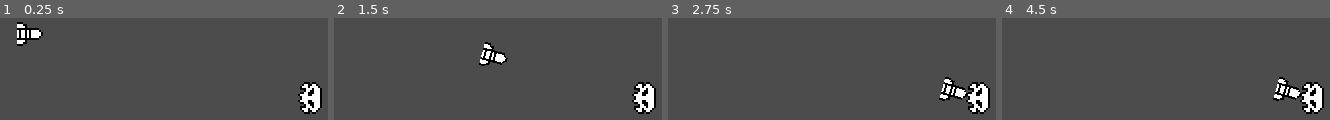
Above: before the commit, frames 1-4 (left to right).
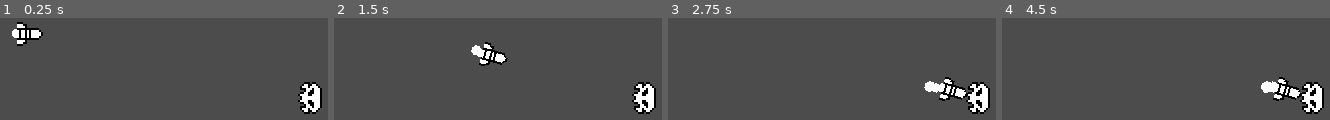
Above: after the commit, the same moments.

Repository: fguillen/FlyingCandies
Game: Godot game, scene res://SceneTest3.tscn
Two runs of this game, one before a commit and one after it. Both use one fixed random seed, a clock stepped at 60 frames per second and the inputs below. This scene is started directly instead of the project's main scene.
Inputs (mouse positions are in pixels of both pictures, inside the frame that each line leads up to):
- Up to frame 1 (0.25 s): no input
- Up to frame 2 (1.5 s): tap Enter (ui_accept) at 0.5, 0.77 s; move the mouse to (outside the picture) at 0.52 s; hold Right (ui_right) from 0.53 s (still down); move the mouse to (outside the picture) at 1.27 s
- Up to frame 3 (2.75 s): tap Enter (ui_accept) at 1.52 s; move the mouse to (outside the picture) at 2.02 s; release Right (ui_right) at 2.03 s; hold Left (ui_left) from 2.03 s (still down)
- Up to frame 4 (4.5 s): tap Enter (ui_accept) at 2.75, 3.02, 3.77, 4.25 s; move the mouse to (outside the picture) at 2.77 s; release Left (ui_left) at 2.78 s; hold Right (ui_right) 2.78-4.28 s; move the mouse to (outside the picture) at 3.52 s; move the mouse to (outside the picture) at 4.27 s; hold Left (ui_left) from 4.28 s (still down)

The runs differ from the first frame. In frame 1, 0.1% of the frame differs, in the area x 3-6%, y 10-20%; in frame 2, 0.3%; in frame 3, 0.5%, in the area x 78-84%, y 61-74%; in frame 4, 0.5%.
Error in both runs: Invalid call. Nonexistent function 'get_hit' in base 'KinematicBody2D'. (res://ProjectileMissile.gd:24)

Commit message:
Missile engine

Diff:
--- a/ProjectileMissile.gd
+++ b/ProjectileMissile.gd
@@ -9,7 +9,12 @@
 export(float) var speed_ini = 1.0
 
 
-onready var sensor := $Sensor
+export(Vector2) var engine_amount = Vector2(1, 3)
+export(Vector2) var engine_lifetime = Vector2(0.1, 0.3)
+
+
+onready var sensor:Area2D = $Sensor
+onready var engine:CPUParticles2D = $Engine
 
 
 var objective:Node2D = null
@@ -22,6 +27,8 @@
 	if(objective_path != null):
 		objective = get_node(objective_path)
 
+	update_engine()
+
 
 func _process(delta):
 	if(objective != null):
@@ -30,6 +37,7 @@
 		find_closest_objective()
 
 	accelerate(delta)
+	update_engine()
 
 
 func look_towards_objective(delta):
@@ -55,3 +63,16 @@
 		for node in nodes:
 			if((global_position - node.global_position) < (global_position - objective.global_position)):
 				objective = node
+
+
+func update_engine():
+	var amount = floor(lerp(engine_amount.x, engine_amount.y, speed / speed_max))
+	var lifetime = stepify(lerp(engine_lifetime.x, engine_lifetime.y, speed / speed_max), 0.1)
+
+	if(engine.amount != amount):
+		engine.amount = amount
+
+	if(engine.lifetime != lifetime):
+		engine.lifetime = lifetime
+
+	print("ProjectileMissile.amount: ", engine.amount, ", lifetime: ", engine.lifetime)
--- a/ProjectileMissile.tscn
+++ b/ProjectileMissile.tscn
@@ -1,8 +1,9 @@
-[gd_scene load_steps=4 format=2]
+[gd_scene load_steps=5 format=2]
 
 [ext_resource path="res://ProjectileBase.tscn" type="PackedScene" id=1]
 [ext_resource path="res://Assets/Missile.png" type="Texture" id=2]
 [ext_resource path="res://ProjectileMissile.gd" type="Script" id=3]
+[ext_resource path="res://Assets/Circle_small.png" type="Texture" id=4]
 
 [node name="ProjectileMissile" instance=ExtResource( 1 )]
 script = ExtResource( 3 )
@@ -11,6 +12,8 @@
 speed_delta = 50.0
 speed_max = 100.0
 speed_ini = 10.0
+engine_amount = Vector2( 1, 3 )
+engine_lifetime = Vector2( 0.1, 0.3 )
 
 [node name="Sprite" parent="." index="0"]
 texture = ExtResource( 2 )
@@ -21,3 +24,17 @@
 
 [node name="CollisionPolygon2D" type="CollisionPolygon2D" parent="Sensor" index="0"]
 polygon = PoolVector2Array( 0, 0, 16, -16, 120, -56, 120, 48, 16, 24 )
+
+[node name="Engine" type="CPUParticles2D" parent="." index="4"]
+position = Vector2( -5, 0 )
+z_index = -1
+amount = 3
+lifetime = 0.1
+texture = ExtResource( 4 )
+direction = Vector2( -1, 0 )
+spread = 10.0
+gravity = Vector2( 0, 0 )
+initial_velocity = 32.06
+linear_accel = -10.0
+scale_amount = 0.5
+scale_amount_random = 0.5
--- a/SceneTest3.tscn
+++ b/SceneTest3.tscn
@@ -10,7 +10,6 @@
 
 [node name="ProjectileMissile" parent="." instance=ExtResource( 1 )]
 position = Vector2( 16, 8 )
-objective_path = null
 
 [node name="KinematicBody2D" type="KinematicBody2D" parent="."]
 position = Vector2( 160, 40 )
